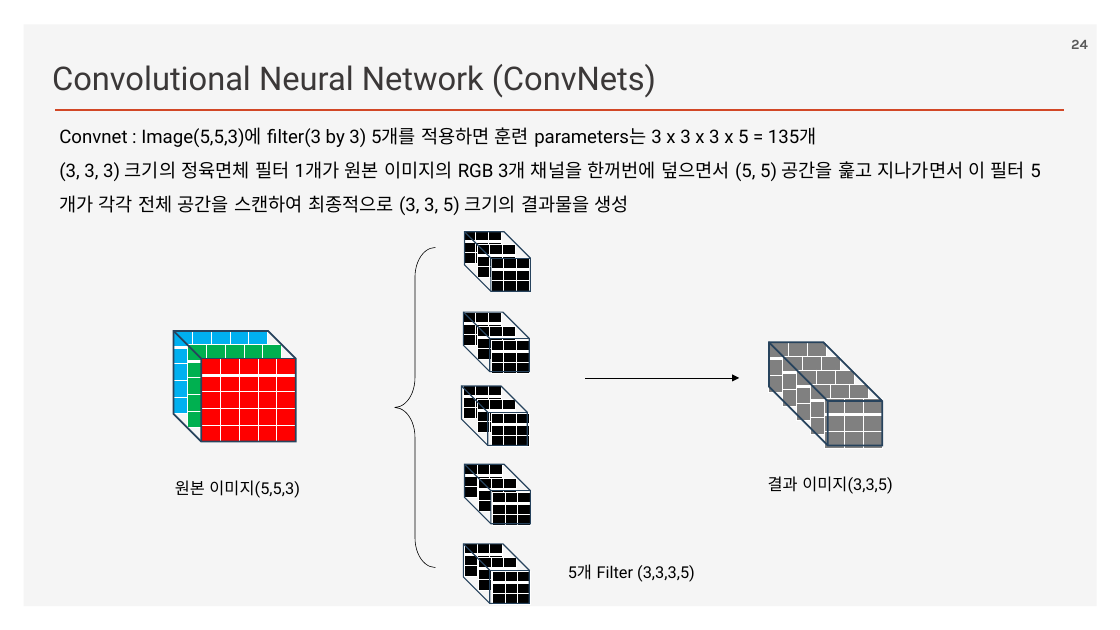
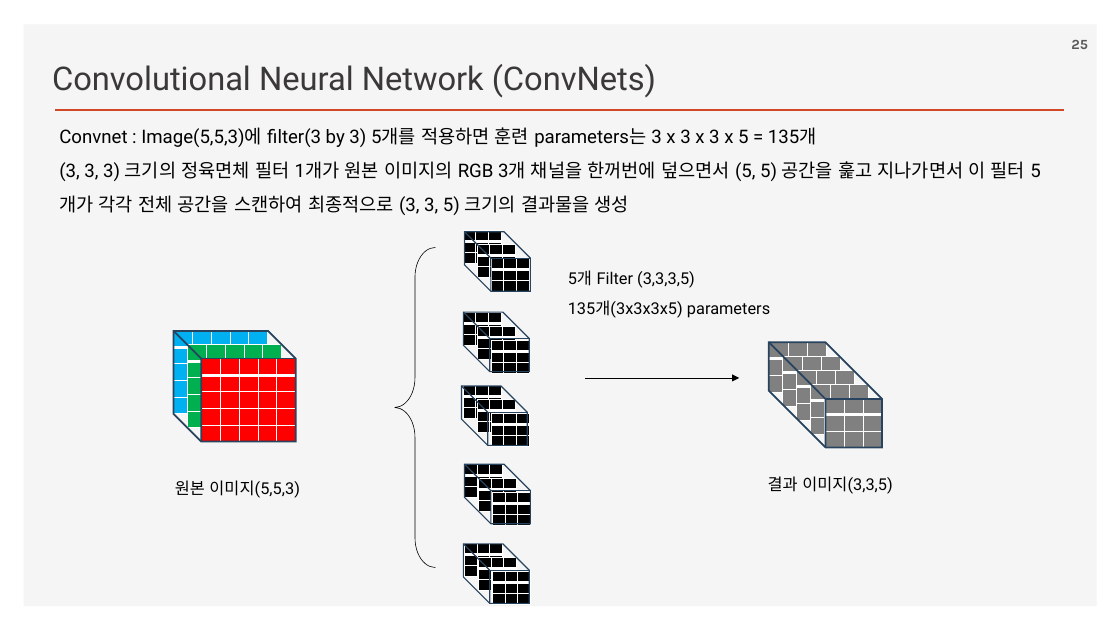
Before and after one commit to ancestor9/2026_Fall_Deep-Learning-with-Python, a slide deck: slide 25 of Chapter 09 ConvNet architecture patterns.pptx (slide 24 before the commit). Drawn at 1120x630 pixels with LibreOffice and Linux fonts; fonts in the diff are those of the drawing; background and template pictures are left out. Boxes give left, top, right and bottom in pixels: in the first picture for what was removed or moved away, otherwise in the second. Text is boxed around its words. In the diff, an @@ line names an element or a change of style, - is before the commit and + after.

```diff
--- a/Chapter 09 ConvNet architecture patterns.pptx
+++ b/Chapter 09 ConvNet architecture patterns.pptx
@@ page number at (1071,40,1088,49): text changed @@
-24
+25
@@ text "5개 Filter (3,3,3,5)": place and size @@
-text "5개 Filter (3,3,3,5)" at (568,564,695,582)
+text "5개 Filter (3,3,3,5)" at (568,270,770,318)
@@ text at (568,270,695,288): line spacing 1 to 1.5 @@
@@ text at (568,300,770,318): paragraph added @@
+135개(3x3x3x5) parameters
@@ cube at (769,343,882,448): proportions changed @@
```
Also in this commit, not shown: 12 other slides changed.
